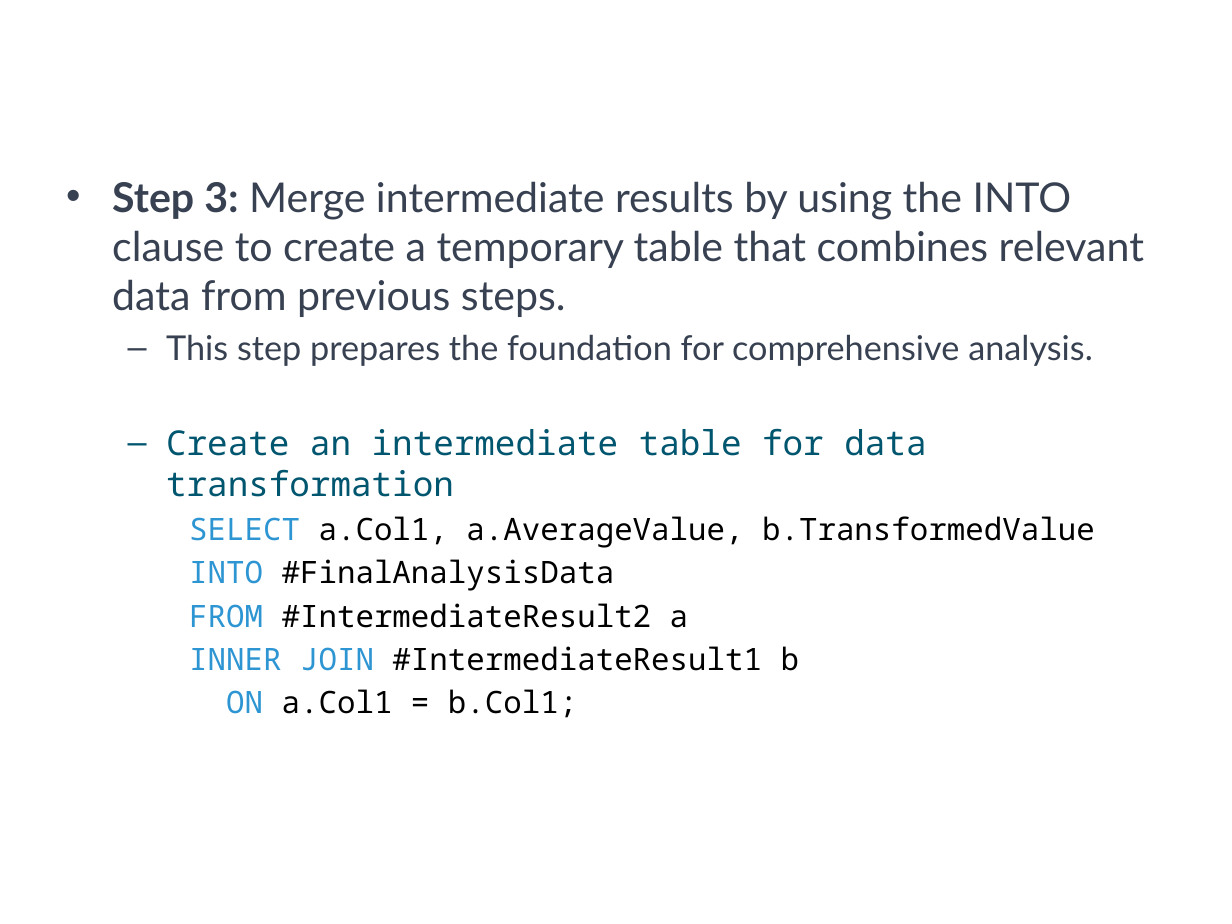
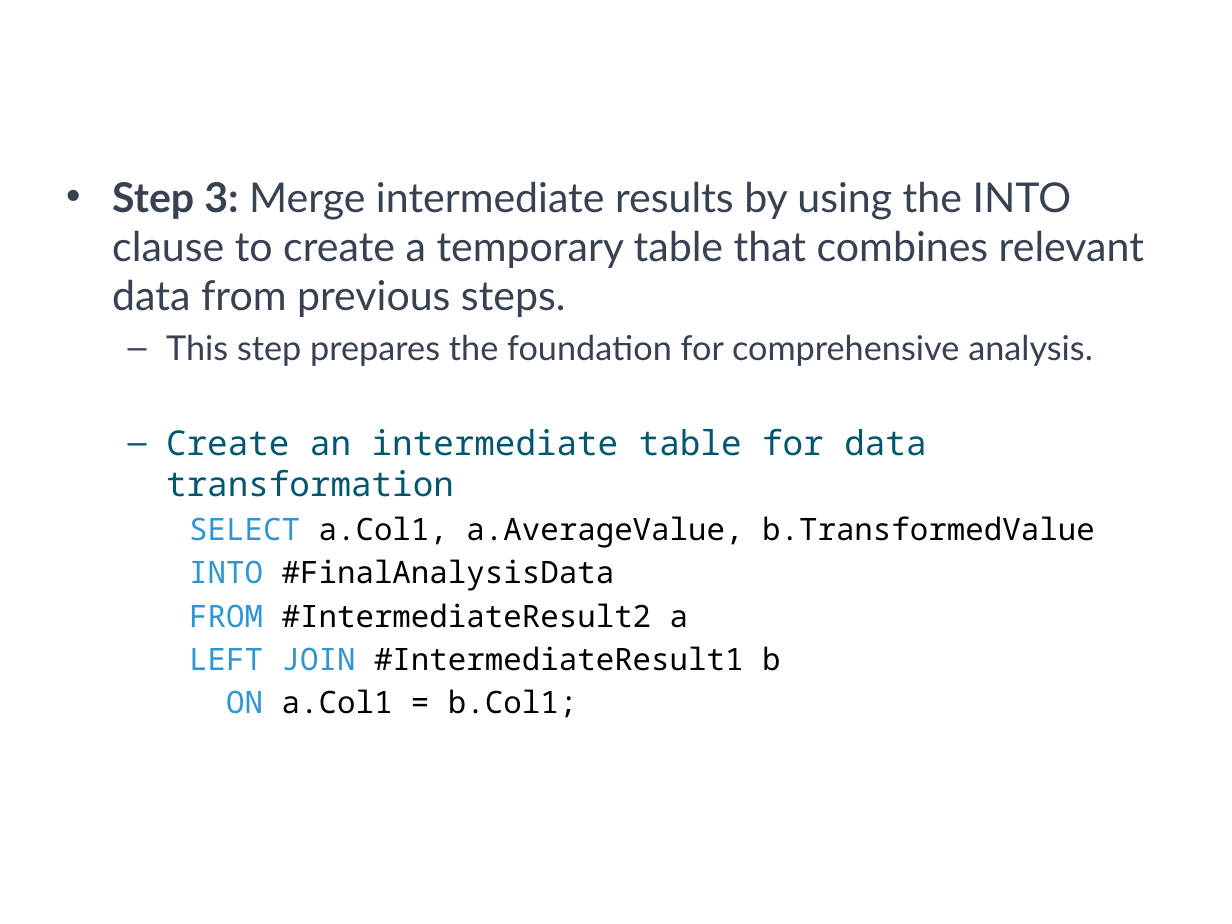
Before and after one commit to a099954/ABC-Program, a slide deck: slide 16 of SQL/Day 6 Temp Tables/Temp Tables SQL.pptx. Drawn at 1232x924 pixels with LibreOffice and Linux fonts; fonts in the diff are those of the drawing; background and template pictures are left out. Boxes give left, top, right and bottom in pixels: in the first picture for what was removed or moved away, otherwise in the second. Text is boxed around its words. In the diff, an @@ line names an element or a change of style, - is before the commit and + after.

```diff
--- a/SQL/Day 6 Temp Tables/Temp Tables SQL.pptx
+++ b/SQL/Day 6 Temp Tables/Temp Tables SQL.pptx
@@ text at box(189, 646, 780, 671): text changed @@
-    INNER JOIN #IntermediateResult1 b
+    LEFT JOIN #IntermediateResult1 b
```
Also in this commit, not shown: 1 other file.
